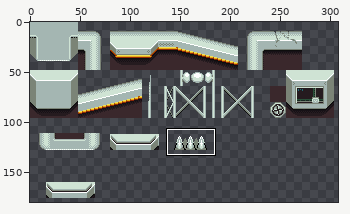
Sprite sheet: proj/tileset1.png. The picture above shows the old version from afar; the outline marks the close-up.
Close-up. Before:
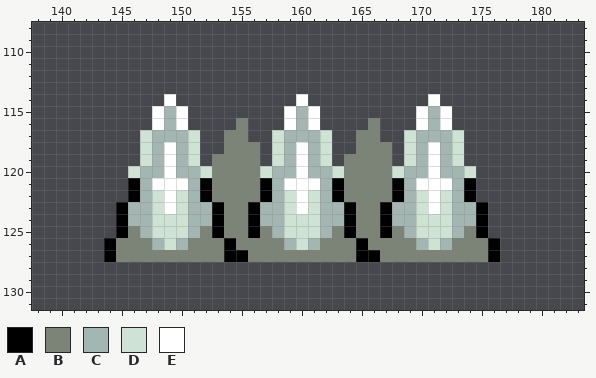
The file is 320x180 pixels. Shown: x 138..183, y 108..131. The wide view leaves out empty margins.
Palette (. is transparent): A #000000  B #7b8477  C #a4b6b2  D #cfe3d4  E #ffffff
Pixels before, first column x 144:
114 .....E..........E..........E.....
115 ....ECE........ECE........ECE....
116 ....ECE....B...ECE....B...ECE....
117 ...DCCCD..BB..DCCCD..BB..DCCCD...
118 ...DCECD..BBB.DCECD..BBB.DCECD...
119 ...DCECD.BBBB.DCECD.BBBB.DCECD...
120 ..DCCECCDBBBBDCCECCDBBBBDCCECCD..
121 ..ACEEECABBBBACEEECABBBBACEEECA..
122 ..ACDEDCABBBBACDEDCABBBBACDEDCA..
123 .ACCDEDCCABBACCDEDCCABBACCDEDCCA.
124 .ACCDDDCCABBACCDDDCCABBACCDDDCCA.
125 .ABCDDDCBABBABCDDDCBABBABCDDDCBA.
126 ABBBCDCBBBABBBBCDCBBBABBBBCDCBBBA
127 ABBBBBBBBBAABBBBBBBBBAABBBBBBBBBA
The same view after the edit:
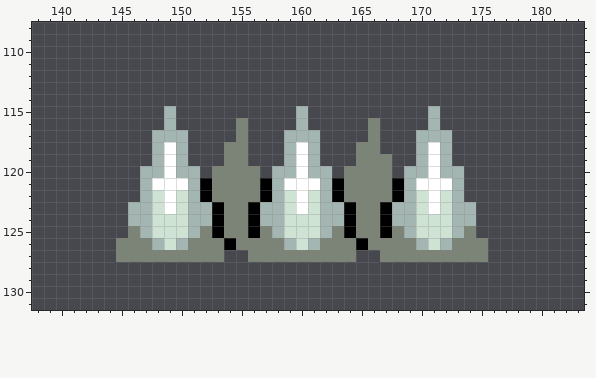
The edit:
Changed rows in their new state; - is an unchanged pixel.
first column x 144:
114 -----.----------.----------.-----
115 ----.-.--------.-.--------.-.----
116 ----.-.--------.-.--------.-.----
117 ---.---.--.---.---.--.---.---.---
118 ---.---.----.-.---.----.-.---.---
119 ---.---.-.--.-.---.-.----.---.---
120 --.-----.----.-----.----.-----.--
121 --.---------------------------.--
122 --.---------------------------.--
123 -.-----------------------------.-
124 -.-----------------------------.-
125 -.-----------------------------.-
126 .-------------------------------.
127 .---------..---------..---------.
Boxes around the changes in both close-ups, in picture pixels (x1, y1, x2, y2):
erased: (104, 94, 500, 262)
